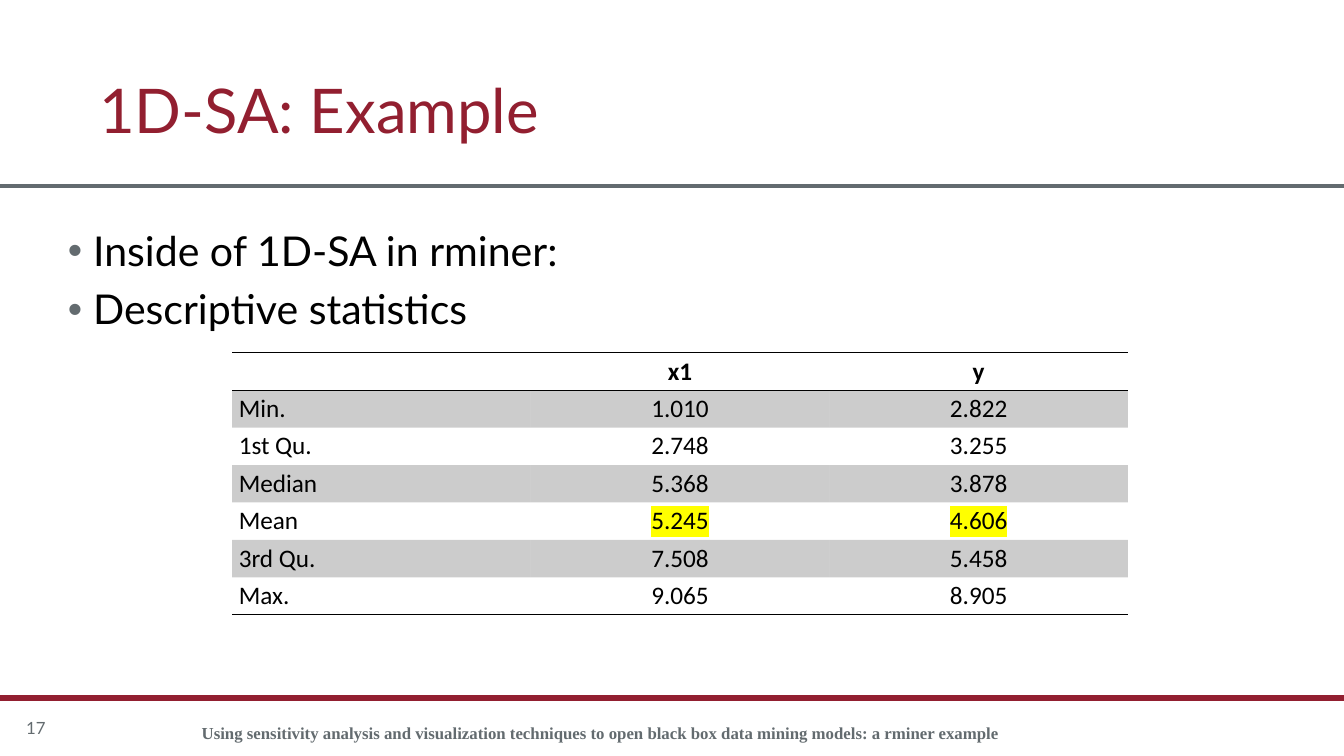
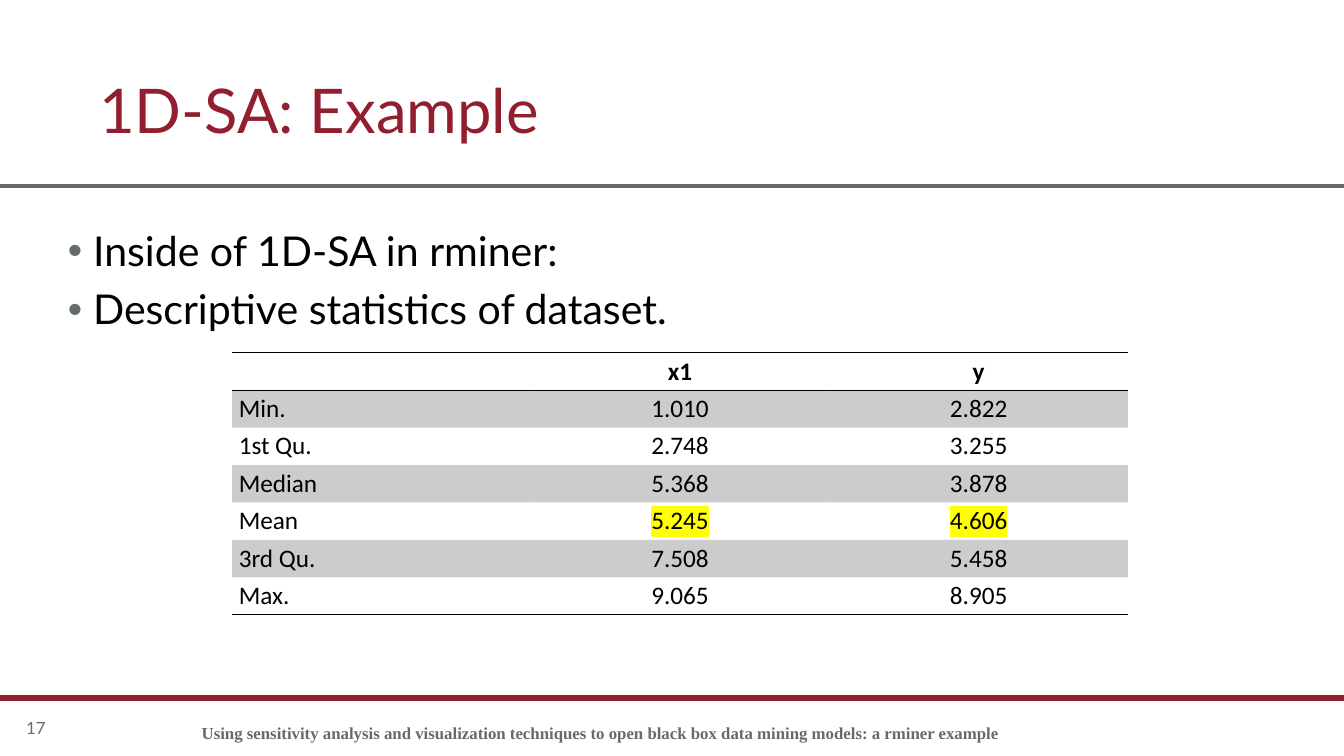
Before and after one commit to rgonzalezmoyano/Cafee, a slide deck: slide 17 of articulo 1 XAI/Apuntes/Sensitivity analysis/Presentación SA.pptx. Drawn at 1344x756 pixels with LibreOffice and Linux fonts; fonts in the diff are those of the drawing; background and template pictures are left out. Boxes give left, top, right and bottom in pixels: in the first picture for what was removed or moved away, otherwise in the second. Text is boxed around its words. In the diff, an @@ line names an element or a change of style, - is before the commit and + after.

```diff
--- a/articulo 1 XAI/Apuntes/Sensitivity analysis/Presentación SA.pptx
+++ b/articulo 1 XAI/Apuntes/Sensitivity analysis/Presentación SA.pptx
@@ text at [93,293,667,331]: text changed @@
-• Descriptive statistics
+• Descriptive statistics of dataset.
```
Also in this commit, not shown: 3 other slides changed, 7 slides added, 3 slides removed, 5 other files.
